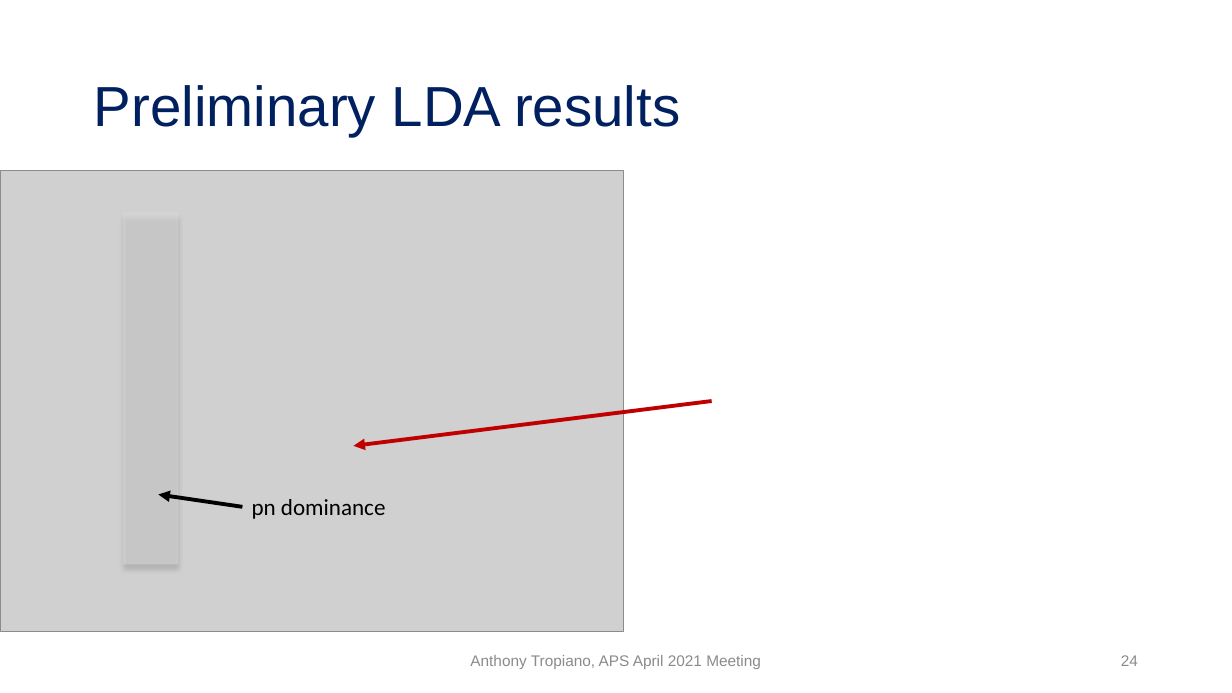
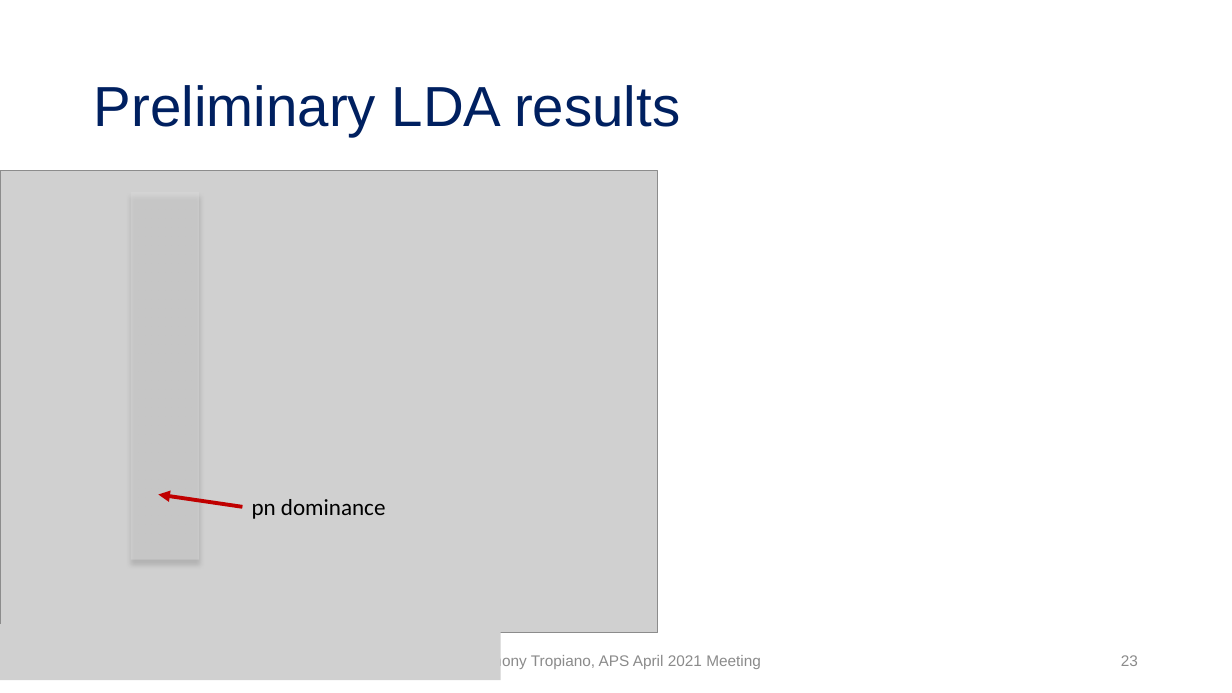
Before and after one commit to tropiano4/tropiano-srg, a slide deck: slide 23 of Presentations/APS_April2021/tropiano_aps_april2021.pptx (slide 24 before the commit). Drawn at 1232x693 pixels with LibreOffice and Linux fonts; fonts in the diff are those of the drawing; grey boxes stand for pictures. Boxes give left, top, right and bottom in pixels: in the first picture for what was removed or moved away, otherwise in the second. Text is boxed around its words. In the diff, an @@ line names an element or a change of style, - is before the commit and + after.

Commit message:
More updates to APS talk
Small changes to several figures. Averaging a_2 values. Changes to wording in the talk.

```diff
--- a/Presentations/APS_April2021/tropiano_aps_april2021.pptx
+++ b/Presentations/APS_April2021/tropiano_aps_april2021.pptx
@@ picture: place and size @@
-picture at box(0, 171, 624, 631)
+picture at box(0, 171, 658, 633)
@@ rectangle: place and size @@
-rectangle at box(123, 213, 178, 565)
+rectangle at box(131, 192, 200, 560)
@@ arrow removed from (712, 401) to (354, 446) @@
@@ arrow (242, 507) - (158, 494): stroke #000000 3 pt to #C00000 3 pt @@
@@ picture added at box(0, 625, 501, 681) @@
@@ page number at box(1121, 655, 1138, 666): text changed @@
-24
+23
```
Also in this commit, not shown: 21 other slides changed, 2 slides removed, 10 other files.
